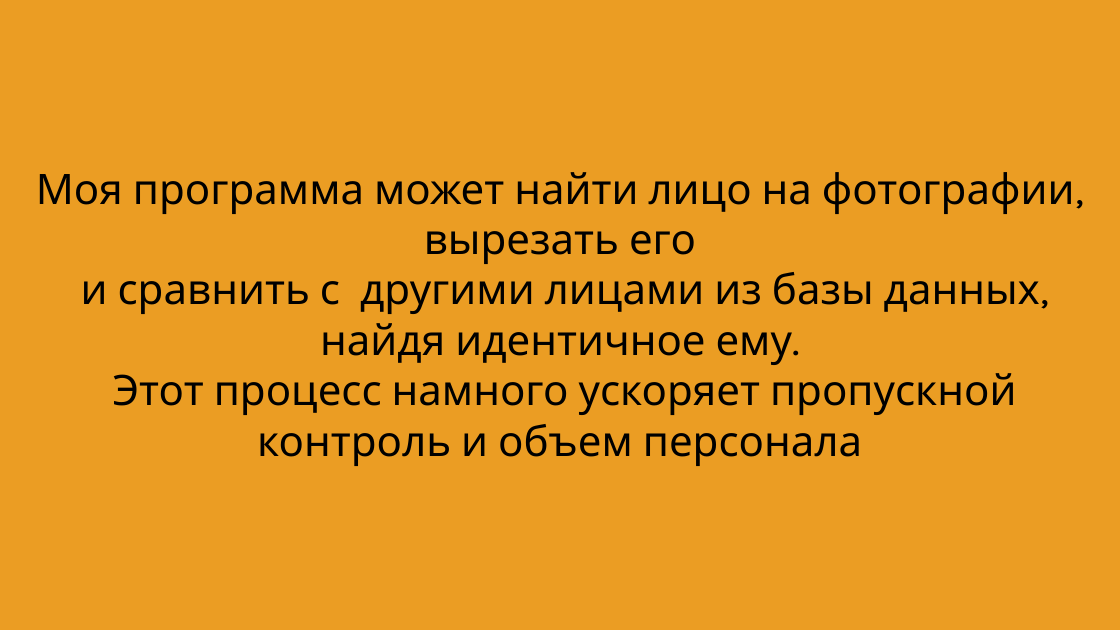
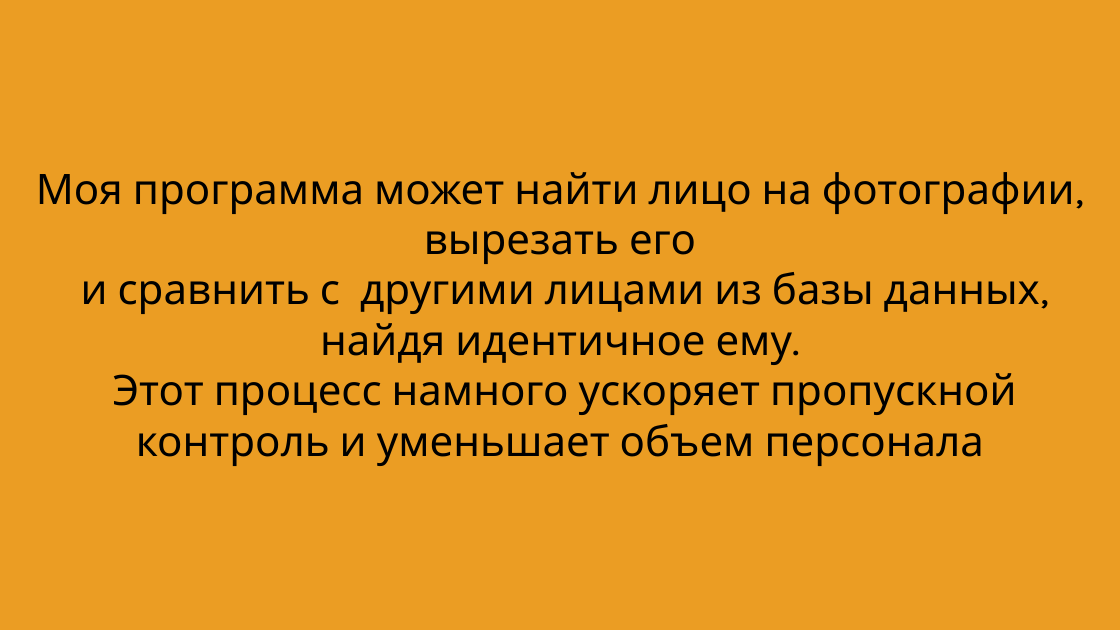
Before and after one commit to timati19/project, a slide deck: slide 3 of проект.pptx. Drawn at 1120x630 pixels with LibreOffice and Linux fonts; fonts in the diff are those of the drawing. Boxes give left, top, right and bottom in pixels: in the first picture for what was removed or moved away, otherwise in the second. Text is boxed around its words. In the diff, an @@ line names an element or a change of style, - is before the commit and + after.

```diff
--- a/проект.pptx
+++ b/проект.pptx
@@ text at [113,373,1017,466]: text changed @@
-Этот процесс намного ускоряет пропускной контроль и объем персонала
+Этот процесс намного ускоряет пропускной контроль и уменьшает объем персонала
```
Also in this commit, not shown: 1 other slide changed.
